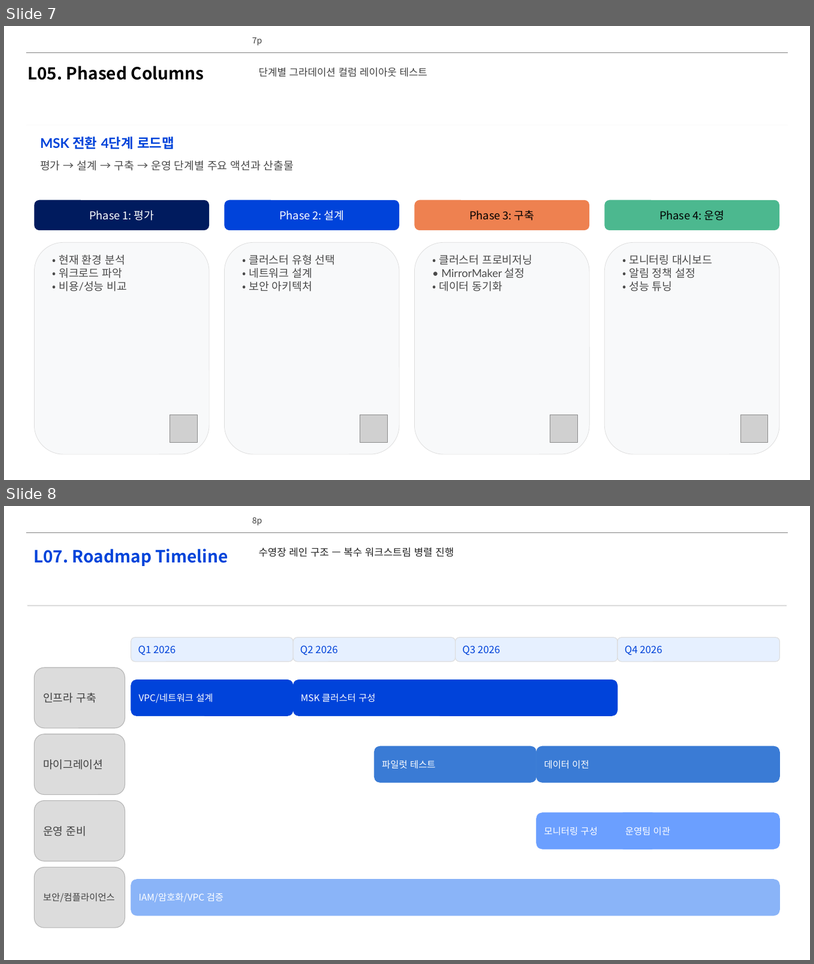
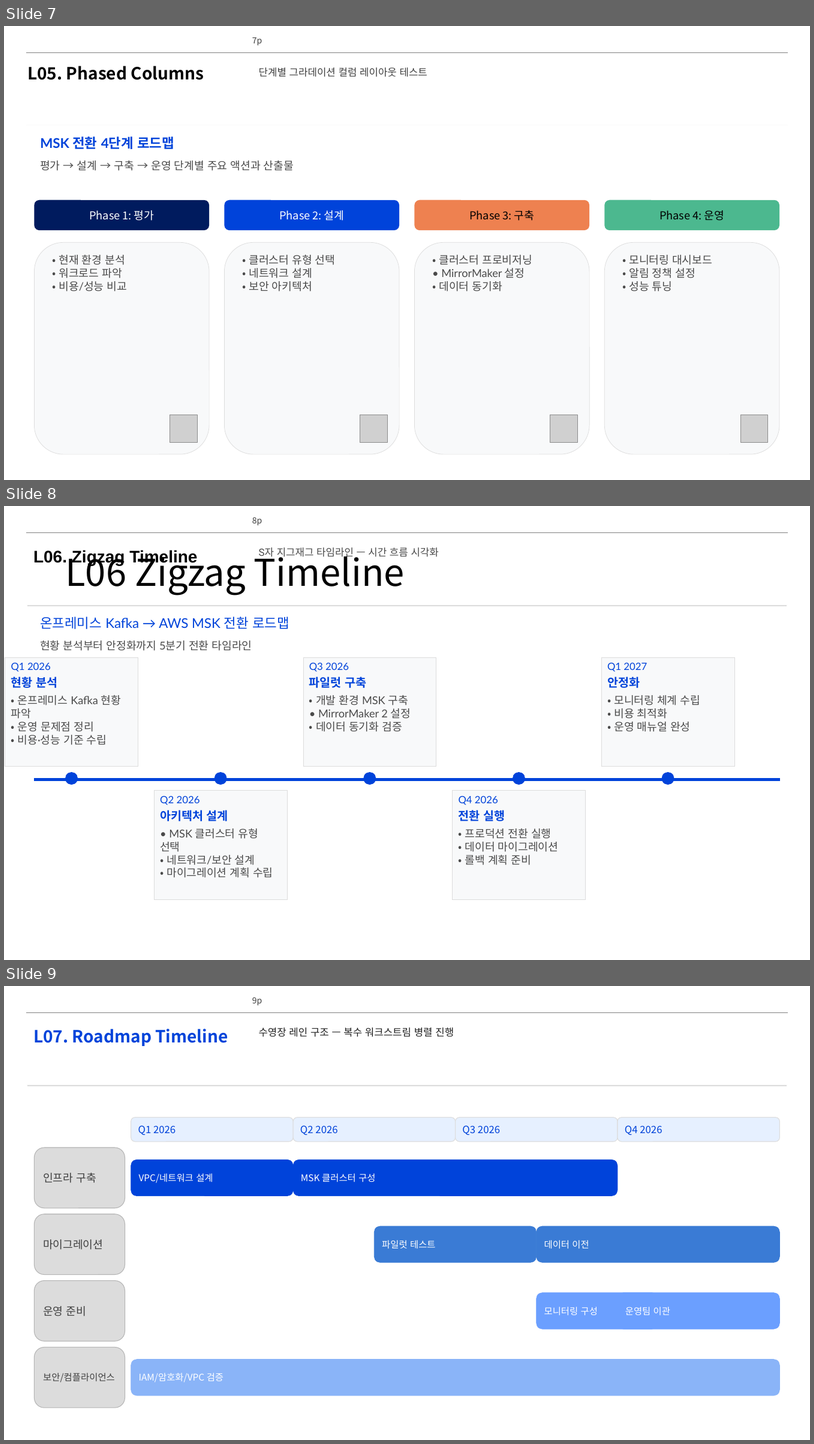
Before and after one commit to lhs6395-hslee/project-steer, a slide deck: results/pptx/AWS_MSK_Expert_Intro.pptx. Shown one above the other, each under a label of ours: slides 7 and 8 before the commit, slides 7, 8 and 9 after it. The pictures are 814x964 and 814x1444 pixels, drawn with LibreOffice and Linux fonts; fonts in the diff are those of the drawing; grey boxes stand for pictures; background and template pictures are left out. Boxes give left, top, right and bottom in pixels: in the first picture for what was removed or moved away, otherwise in the second. Text is boxed around its words. In the diff, an @@ line names an element or a change of style, - is before the commit and + after.

```diff
--- a/results/pptx/AWS_MSK_Expert_Intro.pptx
+++ b/results/pptx/AWS_MSK_Expert_Intro.pptx
@@ slide 8 added at (4,506,810,960), background #FFFFFF; not listed: 3 template elements that a slide beside it also shows @@
@@ text added at (33,550,197,565), 20 pt, text #000000, bold @@
+L06. Zigzag Timeline
@@ title added at (65,548,405,595), 44 pt, text #000000 @@
+L06 Zigzag Timeline
@@ text added at (259,547,439,559), 12 pt, text #4A4A4A @@
+S자 지그재그 타임라인 — 시간 흐름 시각화
@@ rectangle added at (27,605,788,606), fill #DCDCDC, outline #DCDCDC 0.5 pt @@
@@ text added at (40,616,290,629), 16 pt, text #0043DA @@
+온프레미스 Kafka → AWS MSK 전환 로드맵
@@ text added at (40,640,252,651), 13 pt, text #4A4A4A @@
+현황 분석부터 안정화까지 5분기 전환 타임라인
@@ rectangle added at (5,657,138,766), fill #F8F9FA, outline #DCDCDC 0.5 pt @@
@@ text added at (11,663,51,672), 12 pt, text #0043DA @@
+Q1 2026
@@ rectangle added at (303,657,437,766), fill #F8F9FA, outline #DCDCDC 0.5 pt @@
@@ text added at (309,663,349,672), 12 pt, text #0043DA @@
+Q3 2026
@@ rectangle added at (602,657,735,766), fill #F8F9FA, outline #DCDCDC 0.5 pt @@
@@ text added at (608,663,647,672), 12 pt, text #0043DA @@
+Q1 2027
@@ text added at (11,676,57,688), 14 pt, text #0043DA, bold @@
+현황 분석
@@ text added at (309,676,366,688), 14 pt, text #0043DA, bold @@
+파일럿 구축
@@ text added at (608,676,640,688), 14 pt, text #0043DA, bold @@
+안정화
@@ text added at (11,695,121,745), 13 pt, text #4A4A4A @@
+• 온프레미스 Kafka 현황 파악
+• 운영 문제점 정리
+• 비용·성능 기준 수립
@@ text added at (316,695,411,732), 13 pt, text #4A4A4A @@
+• 개발 환경 MSK 구축
+• MirrorMaker 2 설정
+• 데이터 동기화 검증
@@ text added at (614,695,701,732), 13 pt, text #4A4A4A @@
+• 모니터링 체계 수립
+• 비용 최적화
+• 운영 매뉴얼 완성
@@ ellipse added at (66,772,78,784), fill #0043DA, outline #0043DA 0.5 pt @@
@@ ellipse added at (215,772,227,784), fill #0043DA, outline #0043DA 0.5 pt @@
@@ ellipse added at (364,772,376,784), fill #0043DA, outline #0043DA 0.5 pt @@
@@ ellipse added at (513,772,525,784), fill #0043DA, outline #0043DA 0.5 pt @@
@@ ellipse added at (662,772,674,784), fill #0043DA, outline #0043DA 0.5 pt @@
@@ rectangle added at (34,778,780,781), fill #0043DA, outline #0043DA 0.5 pt @@
@@ rectangle added at (154,790,287,899), fill #F8F9FA, outline #DCDCDC 0.5 pt @@
@@ rectangle added at (453,790,586,899), fill #F8F9FA, outline #DCDCDC 0.5 pt @@
@@ text added at (160,796,200,805), 12 pt, text #0043DA @@
+Q2 2026
@@ text added at (160,810,228,821), 14 pt, text #0043DA, bold @@
+아키텍처 설계
@@ text added at (459,796,498,805), 12 pt, text #0043DA @@
+Q4 2026
@@ text added at (459,810,505,821), 14 pt, text #0043DA, bold @@
+전환 실행
@@ text added at (160,828,273,877), 13 pt, text #4A4A4A @@
+• MSK 클러스터 유형 선택
+• 네트워크/보안 설계
+• 마이그레이션 계획 수립
@@ text added at (465,828,558,865), 13 pt, text #4A4A4A @@
+• 프로덕션 전환 실행
+• 데이터 마이그레이션
+• 롤백 계획 준비
@@ what was slide 8 is now slide 9 @@
```
Also in this commit, not shown: 1 slide changed.
